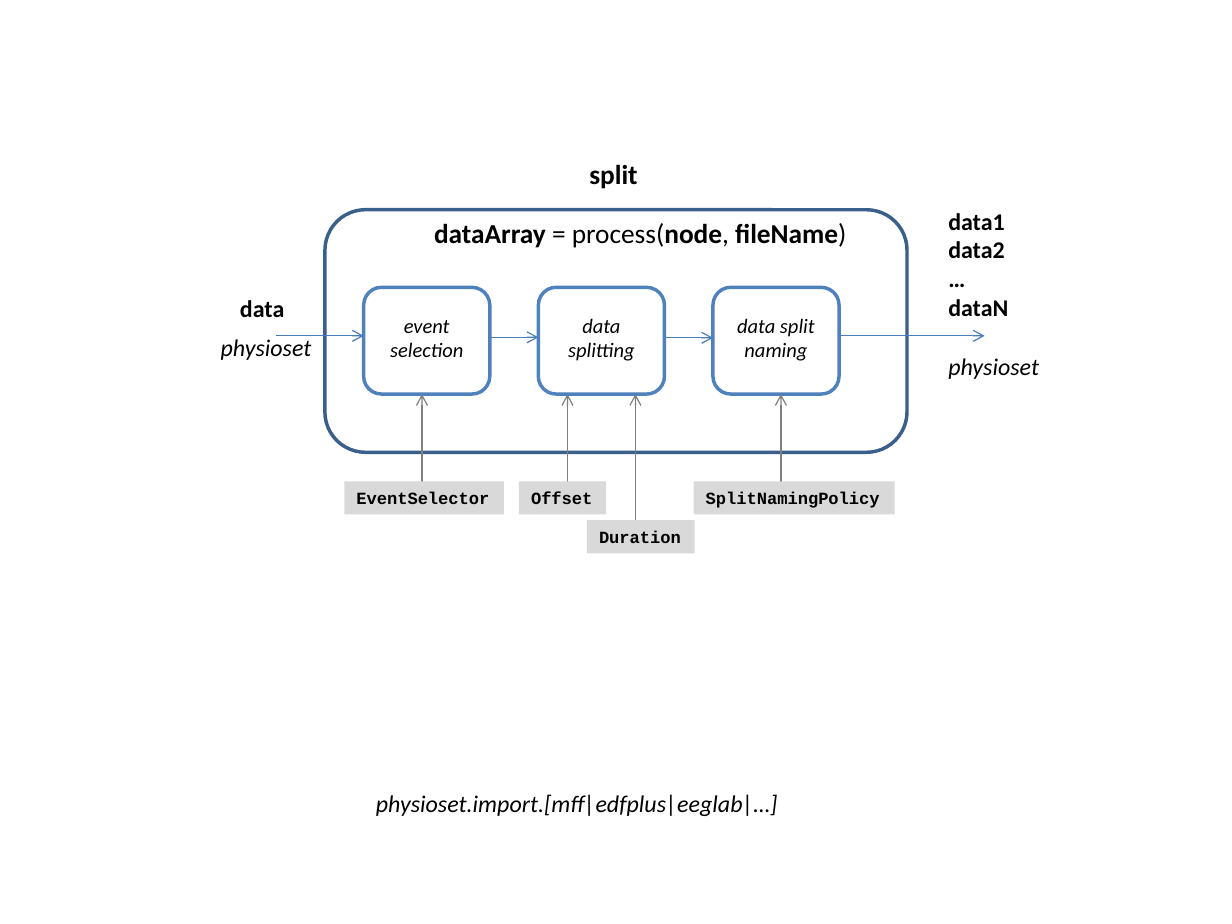
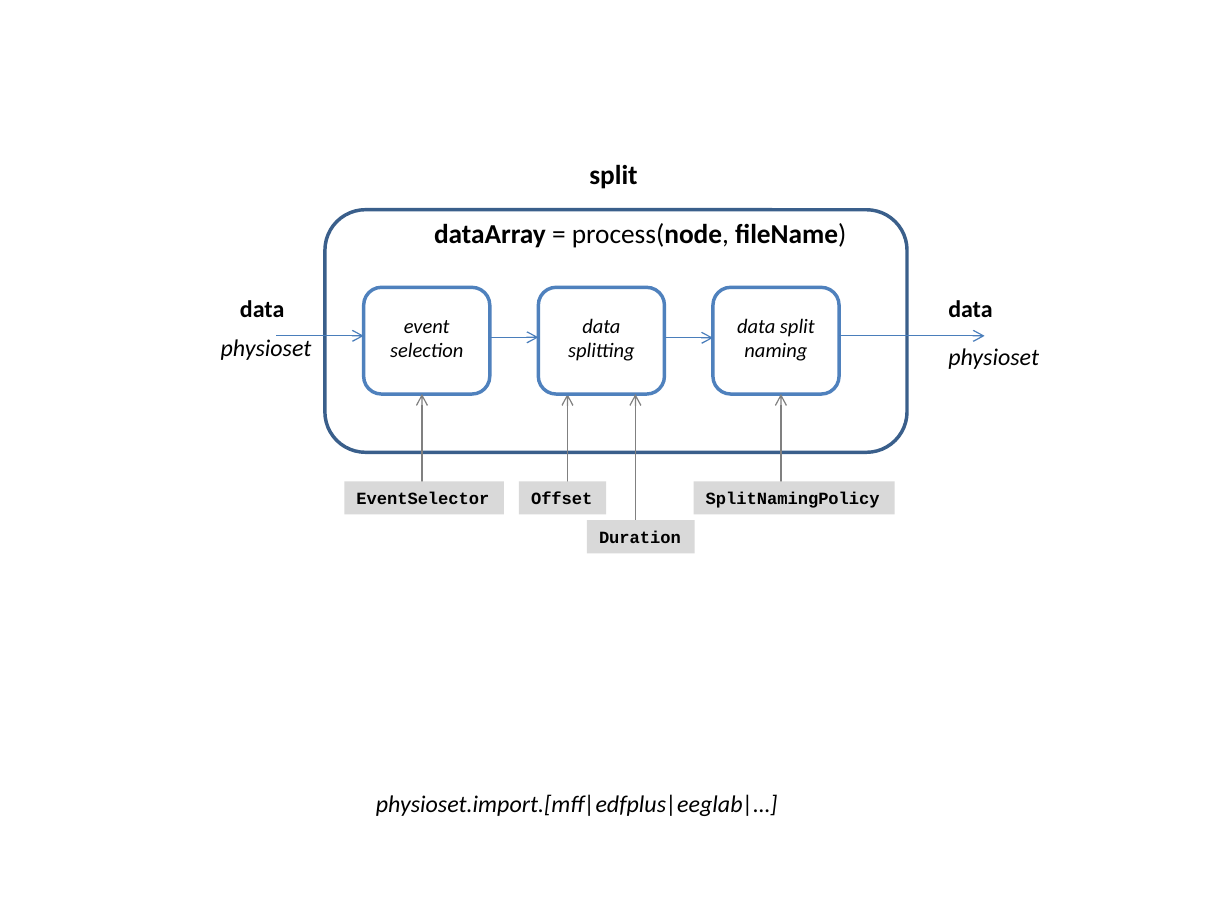
Before and after one commit to meegpipe/meegpipe, a slide deck: slide 4 of +meegpipe/+node/figs.pptx. Drawn at 1232x924 pixels with LibreOffice and Linux fonts; fonts in the diff are those of the drawing. Boxes give left, top, right and bottom in pixels: in the first picture for what was removed or moved away, otherwise in the second. Text is boxed around its words. In the diff, an @@ line names an element or a change of style, - is before the commit and + after.

```diff
--- a/+meegpipe/+node/figs.pptx
+++ b/+meegpipe/+node/figs.pptx
@@ text at bbox=[948, 300, 992, 317]: text changed @@
-data1
-data2
-…
-dataN
+data
@@ text "physioset": place and size @@
-text "physioset" at bbox=[948, 358, 1039, 379]
+text "physioset" at bbox=[948, 348, 1039, 369]
```
Also in this commit, not shown: 4 other files.
